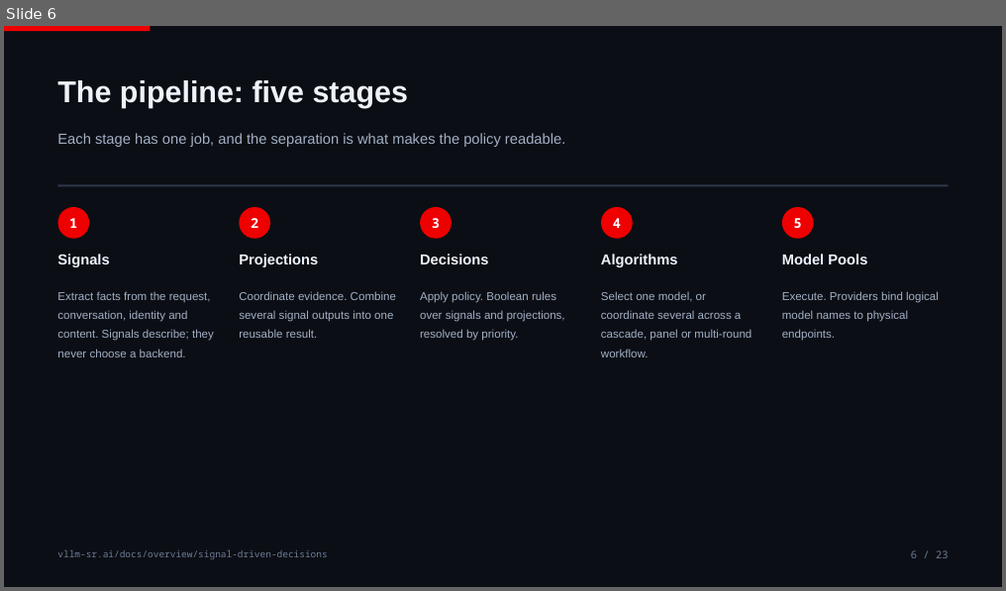
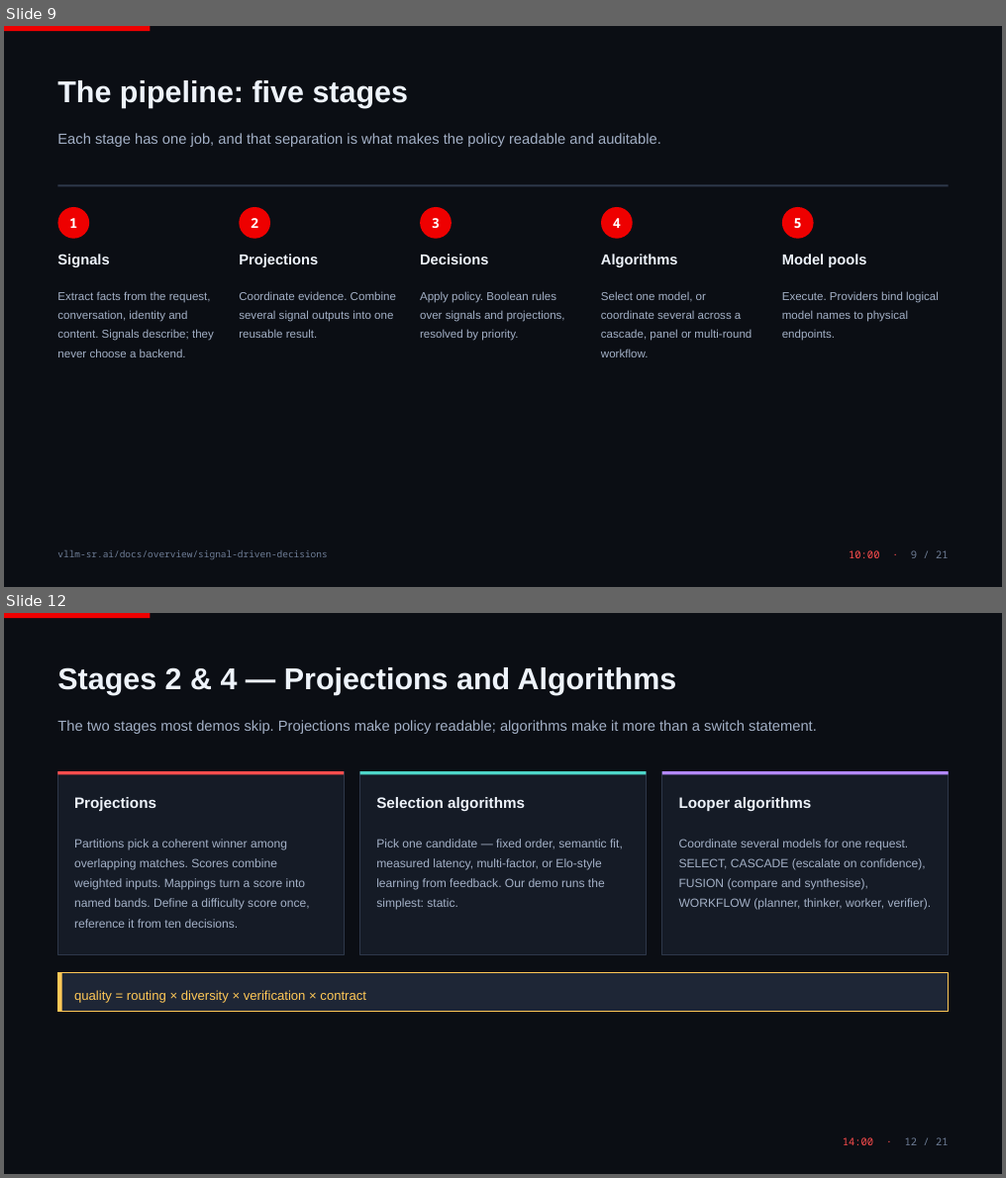
Before and after one commit to ritzshah/vllm-semantic-router-demo, a slide deck: docs/presentation/vLLM-Semantic-Router.pptx. Shown one above the other, each under a label of ours: slide 6 before the commit, slides 9 and 12 after it; the slides between them are not shown. The pictures are 1006x591 and 1006x1178 pixels, drawn with LibreOffice and Linux fonts; fonts in the diff are those of the drawing. Boxes give left, top, right and bottom in pixels: in the first picture for what was removed or moved away, otherwise in the second. Text is boxed around its words. In the diff, an @@ line names an element or a change of style, - is before the commit and + after.

```diff
--- a/docs/presentation/vLLM-Semantic-Router.pptx
+++ b/docs/presentation/vLLM-Semantic-Router.pptx
@@ slide 12 added at [4, 613, 1002, 1174], background #0B0E14 @@
@@ rectangle added at [4, 613, 150, 618], fill #EE0000 @@
@@ text added at [57, 667, 677, 695], 29 pt, text #EEF3FA, bold @@
+Stages 2 & 4 — Projections and Algorithms
@@ text added at [57, 720, 817, 734], 14 pt, text #A3B0C6 @@
+The two stages most demos skip. Projections make policy readable; algorithms make it more than a switch statement.
@@ rectangle added at [57, 771, 344, 956], fill #151B26, outline #2E384A 1 pt @@
@@ rectangle added at [57, 771, 344, 774], fill #FF4D4D @@
@@ rectangle added at [360, 771, 647, 956], fill #151B26, outline #2E384A 1 pt @@
@@ rectangle added at [360, 771, 647, 774], fill #4DD6C8 @@
@@ rectangle added at [662, 771, 948, 956], fill #151B26, outline #2E384A 1 pt @@
@@ rectangle added at [662, 771, 948, 774], fill #B388FF @@
@@ text added at [74, 797, 156, 811], 14.5 pt, text #EEF3FA, bold @@
+Projections
@@ text added at [376, 797, 525, 811], 14.5 pt, text #EEF3FA, bold @@
+Selection algorithms
@@ text added at [679, 797, 811, 811], 14.5 pt, text #EEF3FA, bold @@
+Looper algorithms
@@ text added at [74, 839, 310, 928], 11.5 pt, text #A3B0C6 @@
+Partitions pick a coherent winner among overlapping matches. Scores combine weighted inputs. Mappings turn a score into named bands. Define a difficulty score once, reference it from ten decisions.
@@ text added at [376, 839, 623, 910], 11.5 pt, text #A3B0C6 @@
+Pick one candidate — fixed order, semantic fit, measured latency, multi-factor, or Elo-style learning from feedback. Our demo runs the simplest: static.
@@ text added at [679, 839, 932, 910], 11.5 pt, text #A3B0C6 @@
+Coordinate several models for one request. SELECT, CASCADE (escalate on confidence), FUSION (compare and synthesise), WORKFLOW (planner, thinker, worker, verifier).
@@ rectangle added at [57, 973, 948, 1012], fill #1E2636, outline #FFC857 1 pt @@
@@ rectangle added at [57, 973, 62, 1012], fill #FFC857 @@
@@ text added at [74, 990, 366, 1003], 12.5 pt, text #FFC857 @@
+quality = routing × diversity × verification × contract
@@ text added at [843, 1138, 948, 1146], 10 pt, text #FF4D4D @@
+14:00 · 12 / 21
@@ what was slide 6 is now slide 9 @@
@@ slide 9 changed as well @@
@@ text at [57, 133, 661, 147]: text changed @@
-Each stage has one job, and the separation is what makes the policy readable.
+Each stage has one job, and that separation is what makes the policy readable and auditable.
@@ text at [782, 254, 866, 268]: text changed @@
-Model Pools
+Model pools
@@ text at [848, 551, 948, 559]: text changed; text colour #6E7D96 to #FF4D4D @@
-6 / 23
+10:00 · 9 / 21
```
Also in this commit, not shown: 10 other slides changed, 9 other slides added, 12 slides removed, 5 other files.
